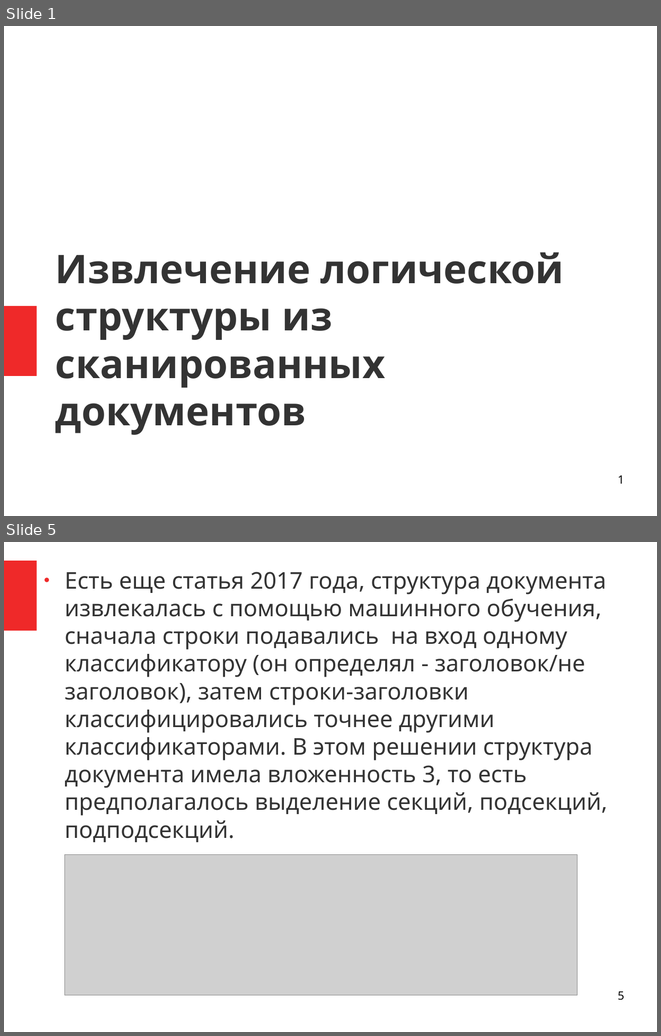
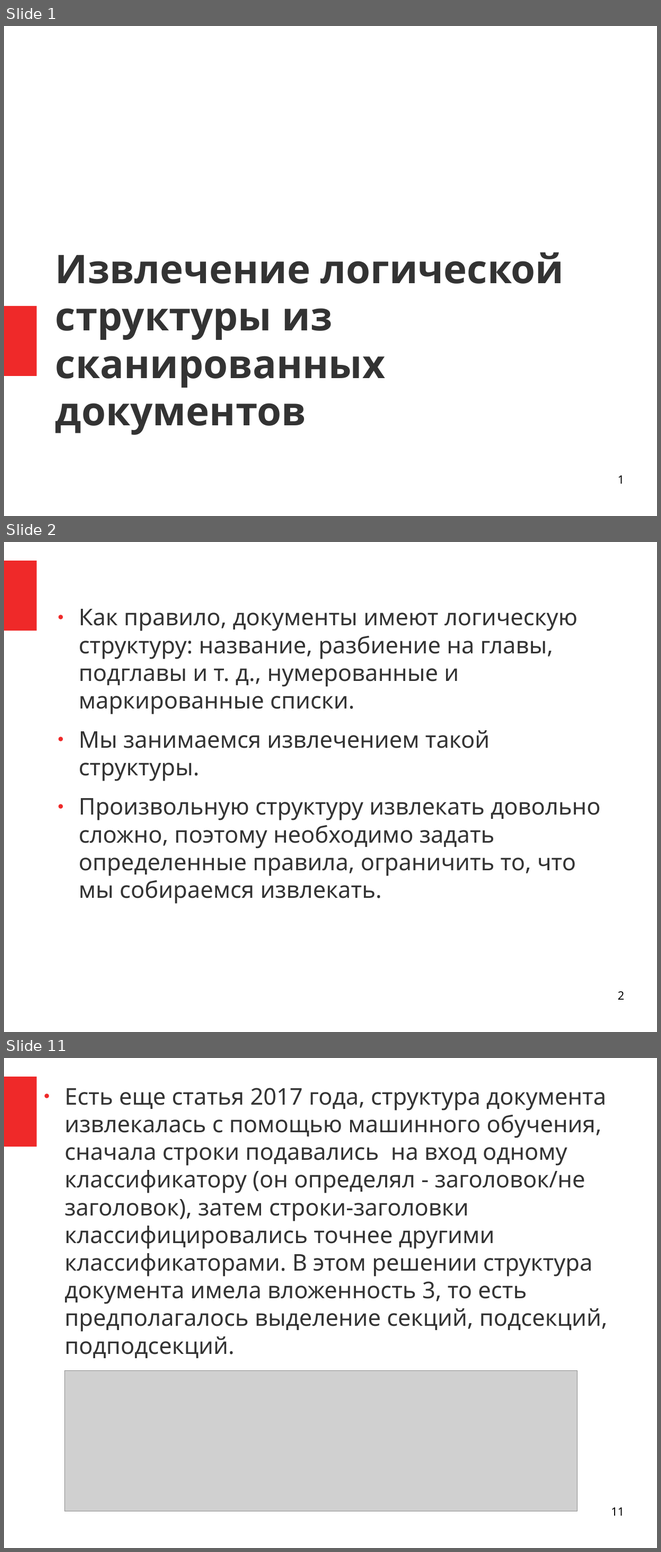
Before and after one commit to NastyBoget/document_structure_extraction, a slide deck: статьи/защита.odp. Shown one above the other, each under a label of ours: slides 1 and 5 before the commit, slides 1, 2 and 11 after it; the slides between them are not shown. The pictures are 661x1036 and 661x1552 pixels, drawn with LibreOffice and Linux fonts; fonts in the diff are those of the drawing; grey boxes stand for pictures. Boxes give left, top, right and bottom in pixels: in the first picture for what was removed or moved away, otherwise in the second. Text is boxed around its words. In the diff, an @@ line names an element or a change of style, - is before the commit and + after.

```diff
--- a/статьи/защита.odp
+++ b/статьи/защита.odp
@@ slide 2 added at (x1=4, y1=542, x2=657, y2=1032), background #FFFFFF; not listed: 1 template element that a slide beside it also shows @@
@@ text added at (x1=79, y1=609, x2=601, y2=903), 28 pt, text #333333 @@
+● Как правило, документы имеют логическую структуру: название, разбиение на главы, подглавы и т. д., нумерованные и маркированные списки.
+● Мы занимаемся извлечением такой структуры.
+● Произвольную структуру извлекать довольно сложно, поэтому необходимо задать определенные правила, ограничить то, что мы собираемся извлекать.
@@ page number added at (x1=618, y1=991, x2=624, y2=999), 14 pt, text #000000 @@
+2
@@ what was slide 5 is now slide 11 @@
@@ page number at (x1=611, y1=1507, x2=624, y2=1515): text changed @@
-5
+11
```
Also in this commit, not shown: 9 slides changed, 1 other slide added, 4 slides removed, 5 other files.
